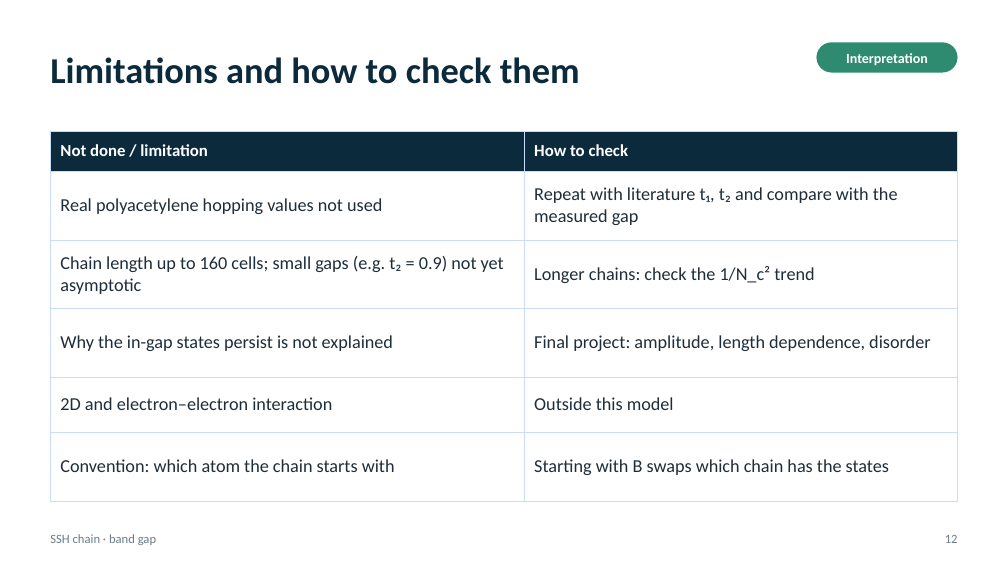
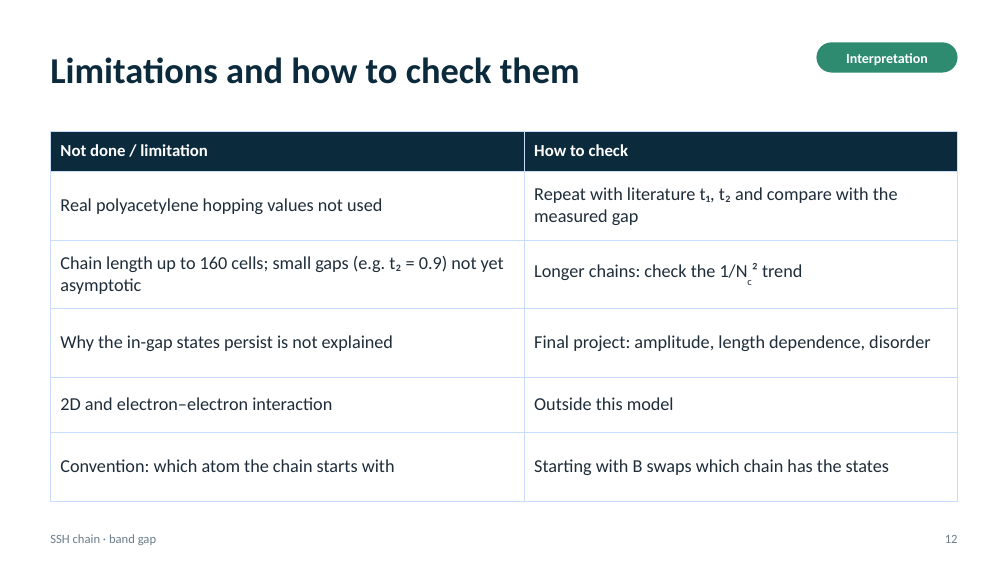
Before and after one commit to hyosan1423/computational-physics, a slide deck: slide 12 of midterm-tight-binding/slides/SSH_midterm_slides.pptx. Drawn at 1008x567 pixels with LibreOffice and Linux fonts; fonts in the diff are those of the drawing. Boxes give left, top, right and bottom in pixels: in the first picture for what was removed or moved away, otherwise in the second. Text is boxed around its words. In the diff, an @@ line names an element or a change of style, - is before the commit and + after.

```diff
--- a/midterm-tight-binding/slides/SSH_midterm_slides.pptx
+++ b/midterm-tight-binding/slides/SSH_midterm_slides.pptx
@@ table at <box>50,131,958,479</box> @@
-row 3, column 2: Longer chains: check the 1/N_c² trend
+row 3, column 2: Longer chains: check the 1/Nc² trend
```
Also in this commit, not shown: 12 other slides changed, 19 other files.
